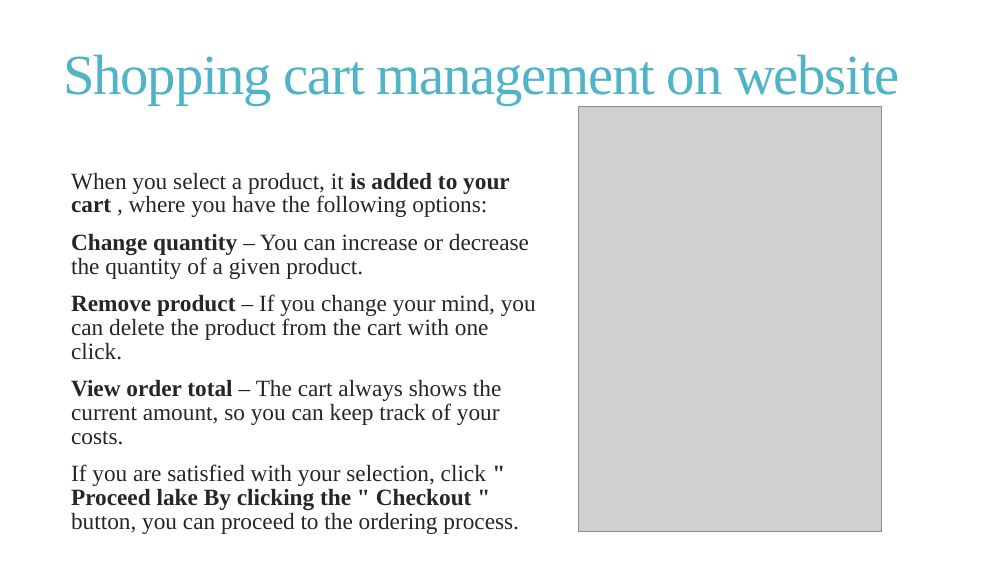
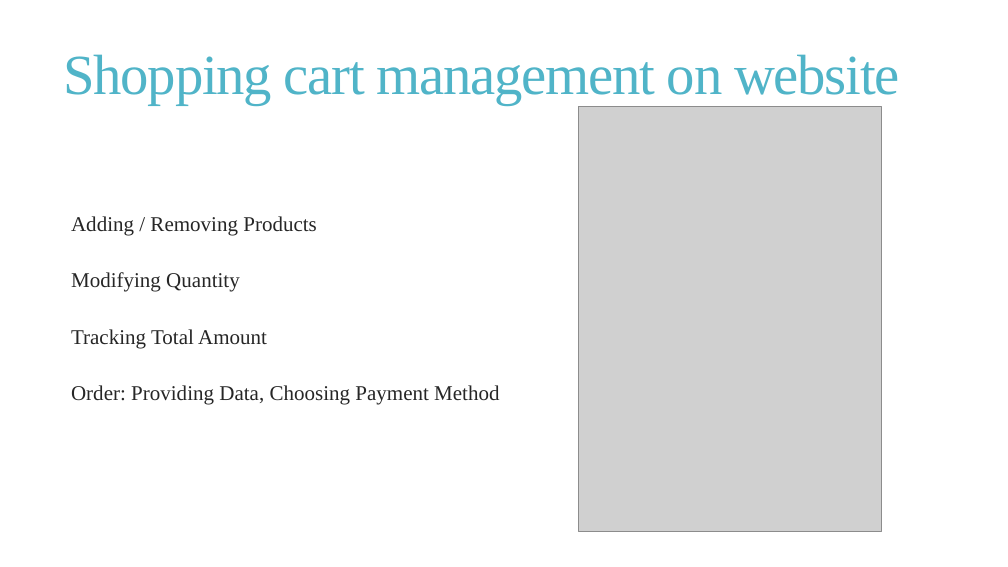
Before and after one commit to Racoonzz/car_shop, a slide deck: slide 22 of CarShoptprezentáció.pptx. Drawn at 1008x567 pixels with LibreOffice and Linux fonts; fonts in the diff are those of the drawing; grey boxes stand for pictures. Boxes give left, top, right and bottom in pixels: in the first picture for what was removed or moved away, otherwise in the second. Text is boxed around its words. In the diff, an @@ line names an element or a change of style, - is before the commit and + after.

```diff
--- a/CarShoptprezentáció.pptx
+++ b/CarShoptprezentáció.pptx
@@ text at (71,216,499,405): text changed; size 22.2 to 20 pt @@
-  When you select a product, it is added to your cart , where you have the following options:
-  Change quantity – You can increase or decrease the quantity of a given product.
-  Remove product – If you change your mind, you can delete the product from the cart with one click.
-  View order total – The cart always shows the current amount, so you can keep track of your costs.
-  If you are satisfied with your selection, click " Proceed lake By clicking the " Checkout " button, you can proceed to the ordering process.
+  Adding / Removing Products
+  Modifying Quantity
+  Tracking Total Amount
+  Order: Providing Data, Choosing Payment Method
```
Also in this commit, not shown: 16 other slides changed, 1 other file.
